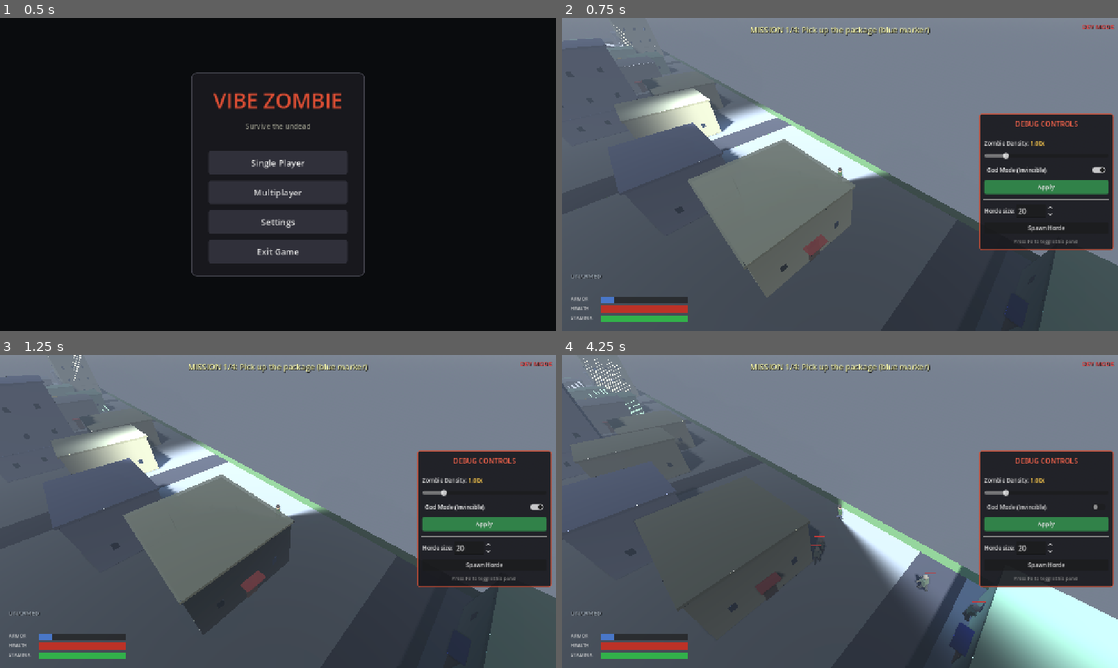
Above: before the commit, frames 1-4 (two rows, left to right).
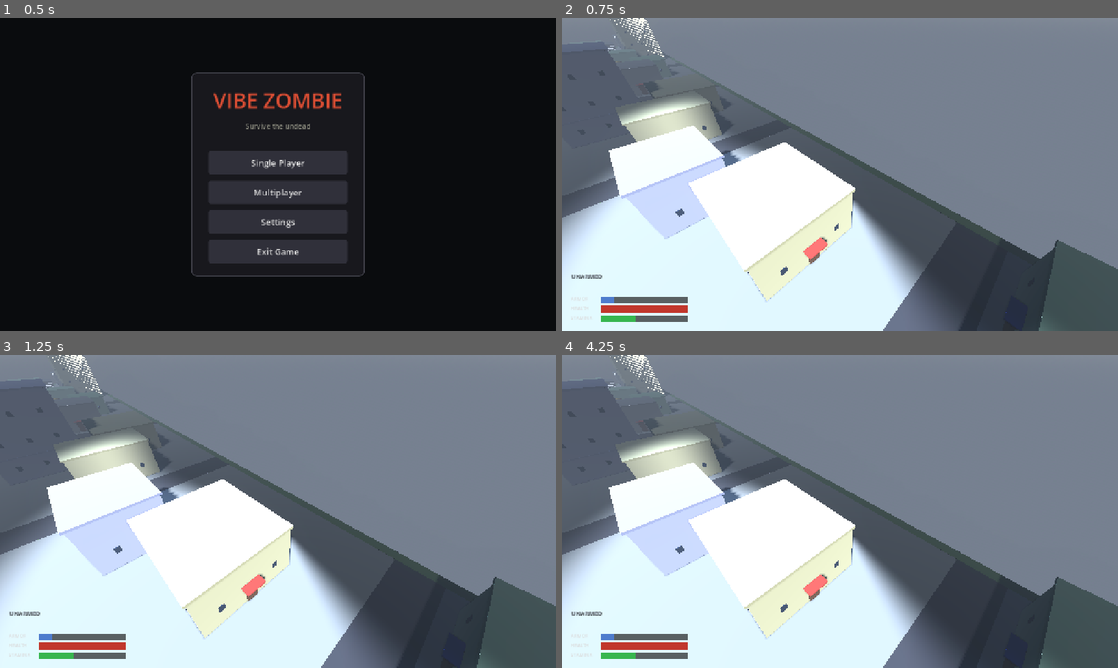
Above: after the commit, the same moments.

Repository: shaoqian2001/vibe-zombie
Game: Godot game, scene res://scenes/TitleMenu.tscn
Two runs of this game, one before a commit and one after it. Both use one fixed random seed, a clock stepped at 60 frames per second and the inputs below.
Inputs (mouse positions are in pixels of both pictures, inside the frame that each line leads up to):
- Up to frame 1 (0.5 s): no input
- Up to frame 2 (0.75 s): click "Single Player" at 0.5 s
- Up to frame 3 (1.25 s): no input
- Up to frame 4 (4.25 s): click (1045, 508) at 1.25 s, where only the run before the commit has a clickable "God Mode (Invincible)"; click (1045, 524) at 2 s, where only the run before the commit has a clickable "Apply"; click (1045, 564) at 2.75 s, where only the run before the commit has a clickable "Spawn Horde"; tap F (interact) at 3.5 s; move the mouse to (962, 495) at 3.52 s; hold D (move_right) from 3.53 s (still down); hold F (interact) from 3.53 s (still down); click (962, 495) at 3.67 s

Frame 1 is identical in both runs. In frame 2, 49% of the frame differs, in the area x 0-100%, y 0-100%; in frame 3, 50%; in frame 4, 58%.
Error after the commit: Parse Error: Identifier "total_twist" not declared in the current scope. (res://scripts/player.gd:1863)

Commit message:
fix: unify chest/waist/lower-body torso into one rigid pivot
The player torso was split across three pivots (hips → spine → chest)
that each took a portion of the aim-driven twist, leaving visible seams
between the chest, waist (abdomen) and lower body (pelvis) when the
upper body rotated. Collapse all three meshes onto a single _spine pivot
and apply the full twist there so the silhouette rotates as one block.

Diff:
--- a/scripts/player.gd
+++ b/scripts/player.gd
@@ -70,9 +70,11 @@
 # Skeletal rig built in code — see _build_rig. The rig is two independent
 # chains anchored at the player root:
 #   • Hips: drives the legs (hip → thigh → knee → shin → foot per side)
-#   • Spine: drives the upper body (torso → shoulders/arms, neck → head)
+#   • Spine: drives the upper body as a single rigid block — pelvis, belt,
+#     torso mesh, shoulders/arms and neck/head all hang off it, so the
+#     whole visible torso rotates together without seams.
 # Keeping hips and spine as siblings lets the upper body twist toward the
-# aim direction while the lower body keeps facing the direction of travel.
+# aim direction while the legs keep facing the direction of travel.
 var _hips: Node3D = null
 var _spine: Node3D = null
 var _hip_l: Node3D = null  # per-leg hip pivots (children of _hips)
@@ -81,13 +83,12 @@
 var _knee_r: Node3D = null
 var _neck: Node3D = null
 var _head: Node3D = null
-# Visual torso mesh — bobs slightly on the walk cycle without driving its
-# parent spine transform.
+# Walk-cycle bob wrapper for the main torso box — lifts the box slightly on
+# each step without driving the spine transform. Sits between _spine and
+# the merged chest/abdomen mesh; pelvis and belt are stuck to _spine
+# directly so the unified silhouette doesn't develop a gap above the belt
+# during the bob.
 var _torso_mesh: Node3D = null
-# Chest pivot — second stage of the spine. The spine yaws by half the
-# aim offset, the chest yaws by the other half on top, so the twist is
-# distributed across two seams instead of one big break at the waist.
-var _chest: Node3D = null
 # Shoulders + elbows. Shoulders are the animation pivots — rotating them
 # swings the entire arm chain (upper arm → forearm → hand → weapon grip)
 # as one. Elbows pivot the forearm independently for tight poses.
@@ -148,15 +149,15 @@
 const THIGH_LEN := 0.40
 const SHIN_LEN := 0.30
 const FOOT_HEIGHT := 0.08
-# The torso is split into a lower abdomen segment (attached to _spine) and
-# an upper chest segment (attached to _chest, a child of _spine). The
-# chest sits CHEST_Y above the spine origin; shoulders/neck attach inside
-# the chest so they live above the upper seam.
-const CHEST_Y := 0.20
+# The torso is one rigid block hanging off _spine: a single mesh from the
+# belt line up to the shoulders, plus a narrower pelvis box below for the
+# hip taper. Shoulders and neck attach directly to _spine so they share
+# the same twist as the torso geometry.
+const TORSO_HEIGHT := 0.55
 const SHOULDER_X := 0.22
-const SHOULDER_Y_IN_CHEST := 0.30
+const SHOULDER_Y := 0.50
 const SHOULDER_Z := 0.02
-const NECK_Y_IN_CHEST := 0.35
+const NECK_Y := 0.55
 
 ## Per-weapon arm poses + kick parameters. Angles are in degrees.
 ## Each arm carries either:
@@ -297,12 +298,40 @@
 	var eye_mat := StandardMaterial3D.new()
 	eye_mat.albedo_color = Color(0.08, 0.08, 0.10, 1)
 
-	# --- Hips: parent of both legs. Hip pivots are local positions inside
-	# _hips, so leaning the upper body (spine) leaves legs untouched.
+	# --- Hips: parent of both legs only. The visible pelvis/belt have moved
+	# onto _spine so the whole torso silhouette rotates as one block;
+	# _hips just carries the per-leg hip pivots and the walk-cycle hip
+	# swivel.
 	_hips = Node3D.new()
 	_hips.name = "Hips"
 	_hips.position = Vector3(0, HIP_Y, 0)
 	add_child(_hips)
+
+	_hip_l = _build_leg(true, pants_mat, boot_mat)
+	_hip_r = _build_leg(false, pants_mat, boot_mat)
+	_hip_l_rest = _hip_l.transform
+	_hip_r_rest = _hip_r.transform
+
+	# --- Spine: unified torso pivot. Pelvis, belt, the main torso box,
+	# both shoulders and the neck/head all hang off this node, so when the
+	# spine twists toward the aim direction the entire upper body rotates
+	# together as a single rigid block — no seams between chest, waist
+	# and lower body.
+	_spine = Node3D.new()
+	_spine.name = "Spine"
+	_spine.position = Vector3(0, HIP_Y, 0)
+	add_child(_spine)
+
+	# Pelvis fill — narrower box at the bottom for the hip taper.
+	var pelvis_mesh := BoxMesh.new()
+	pelvis_mesh.size = Vector3(0.34, 0.16, 0.28)
+	pelvis_mesh.material = pants_mat
+	var pelvis := MeshInstance3D.new()
+	pelvis.name = "Pelvis"
+	pelvis.mesh = pelvis_mesh
+	pelvis.position = Vector3(0, -0.06, 0)
+	pelvis.cast_shadow = GeometryInstance3D.SHADOW_CASTING_SETTING_ON
+	_spine.add_child(pelvis)
 
 	# Belt — sits on top of the hip joint as the visual waistline.
 	var belt_mesh := BoxMesh.new()
@@ -313,94 +342,45 @@
 	belt.mesh = belt_mesh
 	belt.position = Vector3(0, -0.03, 0)
 	belt.cast_shadow = GeometryInstance3D.SHADOW_CASTING_SETTING_ON
-	_hips.add_child(belt)
-
-	# Pelvis fill — short visual block joining the two legs to the spine.
-	var pelvis_mesh := BoxMesh.new()
-	pelvis_mesh.size = Vector3(0.34, 0.16, 0.28)
-	pelvis_mesh.material = pants_mat
-	var pelvis := MeshInstance3D.new()
-	pelvis.name = "Pelvis"
-	pelvis.mesh = pelvis_mesh
-	pelvis.position = Vector3(0, -0.06, 0)
-	pelvis.cast_shadow = GeometryInstance3D.SHADOW_CASTING_SETTING_ON
-	_hips.add_child(pelvis)
-
-	_hip_l = _build_leg(true, pants_mat, boot_mat)
-	_hip_r = _build_leg(false, pants_mat, boot_mat)
-	_hip_l_rest = _hip_l.transform
-	_hip_r_rest = _hip_r.transform
-
-	# --- Spine: parent of the upper body. Sibling of _hips so they twist
-	# independently — hips track movement direction, spine tracks the aim.
-	_spine = Node3D.new()
-	_spine.name = "Spine"
-	_spine.position = Vector3(0, HIP_Y, 0)
-	add_child(_spine)
-
-	# Torso = abdomen (lower) + chest (upper) — two stacked boxes that
-	# together form the original single-block torso silhouette (same width,
-	# depth and total height as before). The split lets the spine twist
-	# distribute across two seams: the spine pivot below the abdomen rolls
-	# half the aim offset, the chest pivot between abdomen and chest rolls
-	# the other half. From the outside the body still reads as one shirted
-	# torso block, but the rotation feels continuous instead of tearing in
-	# one place at the waist.
+	_spine.add_child(belt)
+
+	# Torso — single box from the belt up to the shoulders, replacing the
+	# old chest/abdomen split. Wrapped in _torso_mesh for the walk-cycle
+	# bob (pelvis and belt stay put so no gap opens above the belt).
 	var torso_mat := StandardMaterial3D.new()
 	torso_mat.albedo_color = Color(0.22, 0.35, 0.18, 1)
 	torso_mat.roughness = 0.85
 
-	# Abdomen mesh — lower CHEST_Y of the torso, attached to _spine.
-	# _torso_mesh wraps it for the walk-cycle bob.
 	_torso_mesh = Node3D.new()
 	_torso_mesh.name = "TorsoBob"
 	_spine.add_child(_torso_mesh)
-	var abdomen_geo := MeshInstance3D.new()
-	abdomen_geo.name = "Abdomen"
-	var abdomen_mesh_res := BoxMesh.new()
-	abdomen_mesh_res.size = Vector3(0.48, CHEST_Y, 0.28)
-	abdomen_mesh_res.material = torso_mat
-	abdomen_geo.mesh = abdomen_mesh_res
-	abdomen_geo.position = Vector3(0, CHEST_Y * 0.5, 0)
-	abdomen_geo.cast_shadow = GeometryInstance3D.SHADOW_CASTING_SETTING_ON
-	_torso_mesh.add_child(abdomen_geo)
+	var torso_geo := MeshInstance3D.new()
+	torso_geo.name = "Torso"
+	var torso_mesh_res := BoxMesh.new()
+	torso_mesh_res.size = Vector3(0.48, TORSO_HEIGHT, 0.28)
+	torso_mesh_res.material = torso_mat
+	torso_geo.mesh = torso_mesh_res
+	torso_geo.position = Vector3(0, TORSO_HEIGHT * 0.5, 0)
+	torso_geo.cast_shadow = GeometryInstance3D.SHADOW_CASTING_SETTING_ON
+	_torso_mesh.add_child(torso_geo)
 	_torso_mesh_rest = _torso_mesh.transform
 
-	# Chest pivot — second articulation point. Children inherit the spine's
-	# yaw and add their own on top, so the visible chest block sits at the
-	# upper half of the torso and twists slightly further than the abdomen.
-	_chest = Node3D.new()
-	_chest.name = "Chest"
-	_chest.position = Vector3(0, CHEST_Y, 0)
-	_spine.add_child(_chest)
-
-	var chest_height := 0.55 - CHEST_Y  # remaining torso height above the seam
-	var chest_geo := MeshInstance3D.new()
-	chest_geo.name = "Chest"
-	var chest_mesh_res := BoxMesh.new()
-	chest_mesh_res.size = Vector3(0.48, chest_height, 0.28)
-	chest_mesh_res.material = torso_mat
-	chest_geo.mesh = chest_mesh_res
-	chest_geo.position = Vector3(0, chest_height * 0.5, 0)
-	chest_geo.cast_shadow = GeometryInstance3D.SHADOW_CASTING_SETTING_ON
-	_chest.add_child(chest_geo)
-
-	# Shoulders as children of the chest so they ride the full aim yaw.
+	# Shoulders directly on the spine — they share the torso's twist.
 	_right_shoulder = _build_arm_chain(
-		"RightShoulder", Vector3(SHOULDER_X, SHOULDER_Y_IN_CHEST, SHOULDER_Z),
-		sleeve_mat, skin_mat, true, _chest,
+		"RightShoulder", Vector3(SHOULDER_X, SHOULDER_Y, SHOULDER_Z),
+		sleeve_mat, skin_mat, true, _spine,
 	)
 	_left_shoulder = _build_arm_chain(
-		"LeftShoulder", Vector3(-SHOULDER_X, SHOULDER_Y_IN_CHEST, SHOULDER_Z),
-		sleeve_mat, skin_mat, false, _chest,
+		"LeftShoulder", Vector3(-SHOULDER_X, SHOULDER_Y, SHOULDER_Z),
+		sleeve_mat, skin_mat, false, _spine,
 	)
 
-	# Neck + head + hair + eyes hang off the chest so the head also gets
+	# Neck + head + hair + eyes hang off the spine so the head also gets
 	# the full aim-driven yaw.
 	_neck = Node3D.new()
 	_neck.name = "Neck"
-	_neck.position = Vector3(0, NECK_Y_IN_CHEST, 0)
-	_chest.add_child(_neck)
+	_neck.position = Vector3(0, NECK_Y, 0)
+	_spine.add_child(_neck)
 	_neck_rest = _neck.transform
 
 	_head = Node3D.new()
@@ -1850,17 +1830,13 @@
 	# Low-pass the aim yaw so the spine twist eases rather than snapping.
 	_aim_yaw_smooth = lerpf(_aim_yaw_smooth, aim_yaw, clampf(delta * 10.0, 0.0, 1.0))
 	# Total upper-body twist (relative to the lower body). The body yaw is
-	# already kept within ±90° of the aim by _rotate_to_face_mouse, so this
-	# is what spine + chest + head need to cover between them.
-	var total_twist: float = clampf(_aim_yaw_smooth, deg_to_rad(-90.0), deg_to_rad(90.0))
-	# Split the twist 50/50 across the spine and chest pivots so the
-	# rotation seam at the waist becomes two smaller seams, each only half
-	# the angle — visually reads as a continuous twist instead of one big
-	# tear where the upper body meets the lower body.
-	var spine_yaw: float = total_twist * 0.5
-	var chest_yaw: float = total_twist * 0.5
-
-	# Hips strictly follow the body yaw — the lower body should face the
+	# already kept within ±90° of the aim by _rotate_to_face_mouse, so the
+	# spine pivot covers the rest. The torso is now a single rigid block,
+	# so the whole twist is applied to _spine in one go — chest, waist
+	# and pelvis all rotate together with no internal seams.
+	var spine_yaw: float = clampf(_aim_yaw_smooth, deg_to_rad(-90.0), deg_to_rad(90.0))
+
+	# Hips strictly follow the body yaw — the legs should face the
 	# direction of movement without any aim-driven counter-rotation.
 	if _hips:
 		_hips.transform = Transform3D(
@@ -1868,17 +1844,12 @@
 			Vector3(0, HIP_Y, 0),
 		)
 	# Spine pitch — small forward lean when sprinting so the silhouette
-	# reads as "running" rather than "shuffling fast". Lean is also split
-	# between spine and chest so the back curves rather than hinging.
+	# reads as "running" rather than "shuffling fast".
 	var spine_pitch: float = deg_to_rad(lerpf(0.0, 9.0, clampf((speed_ratio - 1.0), 0.0, 1.0)))
 	if _spine:
-		var spine_basis := Basis(Vector3.UP, spine_yaw - swing_sin * spine_counter_yaw_amp * 0.5)
-		spine_basis = spine_basis * Basis(Vector3.RIGHT, -spine_pitch * 0.5)
+		var spine_basis := Basis(Vector3.UP, spine_yaw - swing_sin * spine_counter_yaw_amp)
+		spine_basis = spine_basis * Basis(Vector3.RIGHT, -spine_pitch)
 		_spine.transform = Transform3D(spine_basis, Vector3(0, HIP_Y, 0))
-	if _chest:
-		var chest_basis := Basis(Vector3.UP, chest_yaw - swing_sin * spine_counter_yaw_amp * 0.5)
-		chest_basis = chest_basis * Basis(Vector3.RIGHT, -spine_pitch * 0.5)
-		_chest.transform = Transform3D(chest_basis, Vector3(0, CHEST_Y, 0))
 
 	# --- Torso bob (independent of the spine twist/lean) ---
 	if _torso_mesh:
@@ -1947,17 +1918,17 @@
 ## weapon's current world transform here gives us a target that already
 ## includes the trigger-hand kick.
 func _solve_off_hand_ik() -> void:
-	if _chest == null or _right_shoulder == null or _right_elbow == null:
+	if _spine == null or _right_shoulder == null or _right_elbow == null:
 		return
 	var weapon_node := _current_weapon_node()
 	if weapon_node == null:
 		return
-	# Target in WORLD space → convert into CHEST-local since the right
-	# shoulder is a child of the chest (the upper spine segment).
+	# Target in WORLD space → convert into SPINE-local since the right
+	# shoulder is now a direct child of the unified torso pivot.
 	var target_world: Vector3 = weapon_node.global_transform * _off_hand_anchor_local
-	var target_local: Vector3 = _chest.global_transform.affine_inverse() * target_world
-	# Shoulder pivot lives at a known offset inside the chest.
-	var shoulder_pos := Vector3(SHOULDER_X, SHOULDER_Y_IN_CHEST, SHOULDER_Z)
+	var target_local: Vector3 = _spine.global_transform.affine_inverse() * target_world
+	# Shoulder pivot lives at a known offset inside the spine.
+	var shoulder_pos := Vector3(SHOULDER_X, SHOULDER_Y, SHOULDER_Z)
 	# Pole vector — defines which way the elbow bulges. We want the elbow
 	# to drop straight down (and a hair inward, toward the body centerline)
 	# so the support arm looks tucked rather than chicken-winged outward.
